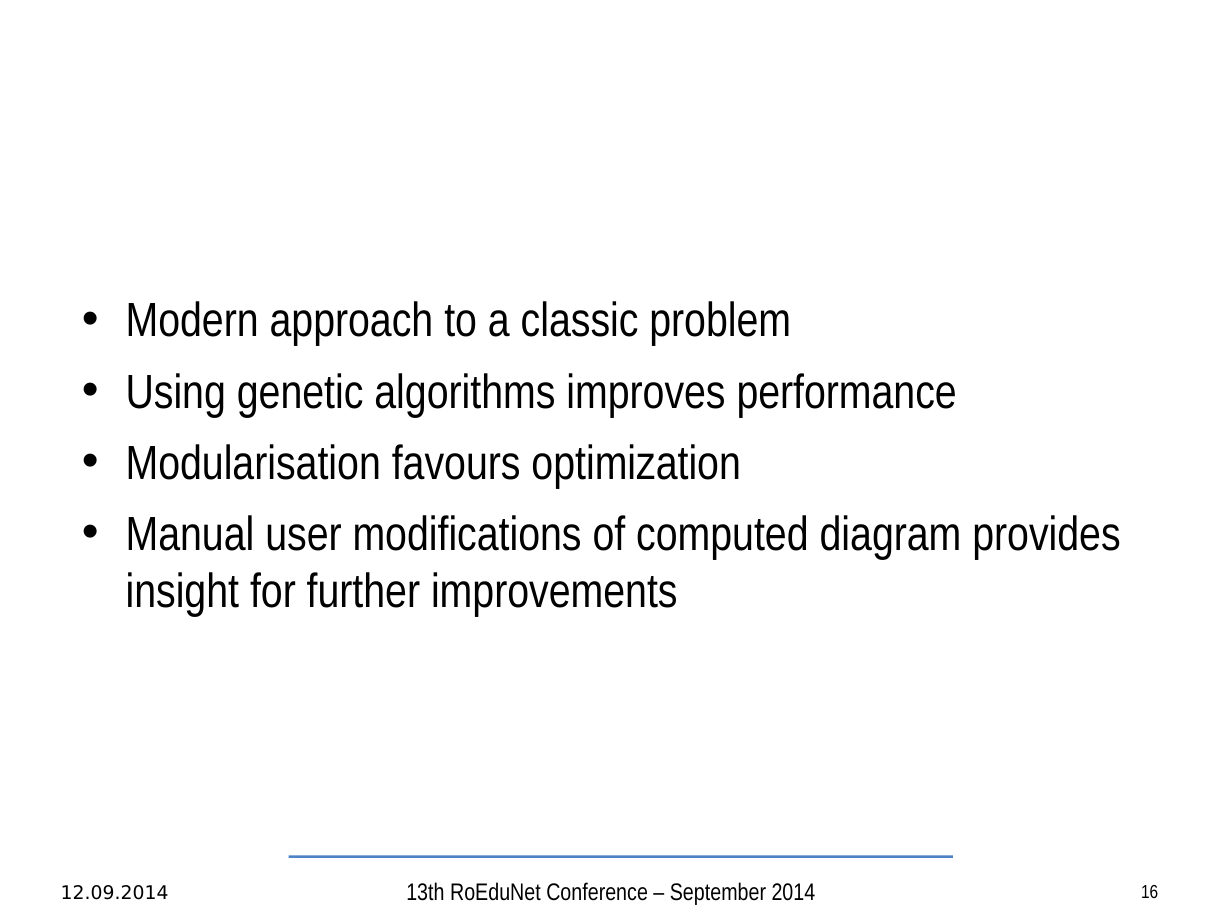
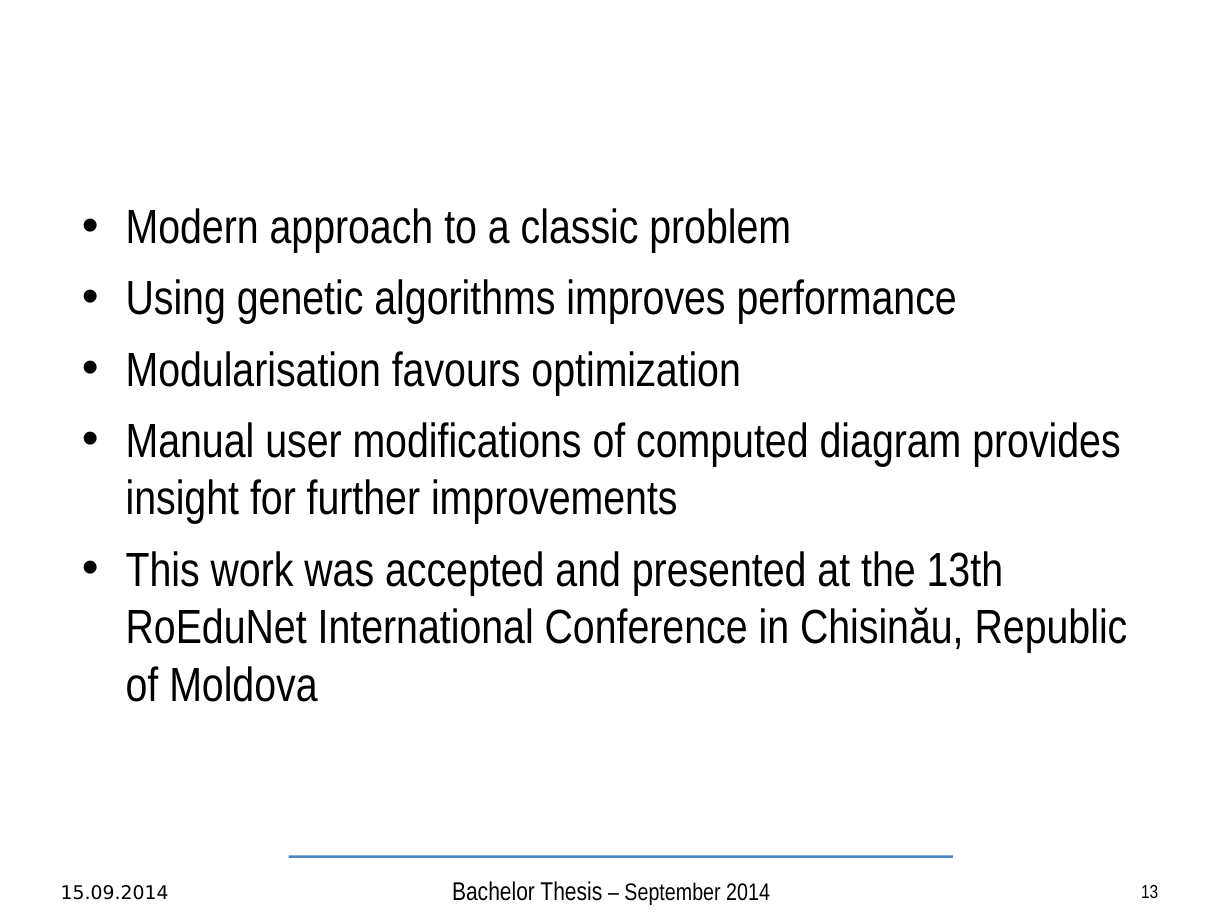
Before and after one commit to TudorVisan/Diploma, a slide deck: slide 13 of andrei.musat/prez/articol/bachelor-slides-en.odp (slide 16 before the commit). Drawn at 1232x924 pixels with LibreOffice and Linux fonts; fonts in the diff are those of the drawing; background and template pictures are left out. Boxes give left, top, right and bottom in pixels: in the first picture for what was removed or moved away, otherwise in the second. Text is boxed around its words. In the diff, an @@ line names an element or a change of style, - is before the commit and + after.

```diff
--- a/andrei.musat/prez/articol/bachelor-slides-en.odp
+++ b/andrei.musat/prez/articol/bachelor-slides-en.odp
@@ text at (126, 551, 1128, 702): paragraph added @@
+• This work was accepted and presented at the 13th RoEduNet International Conference in Chisinău, Republic of Moldova
@@ text at (61, 885, 169, 900): text changed @@
-12.09.2014
+15.09.2014
@@ text at (452, 881, 770, 905): text changed; size 14 to 15 pt @@
-13th RoEduNet Conference – September 2014
+Bachelor Thesis – September 2014
@@ page number at (1141, 885, 1158, 898): text changed @@
-16
+13
```
Also in this commit, not shown: 12 other slides changed, 4 slides removed, 1 other file.
